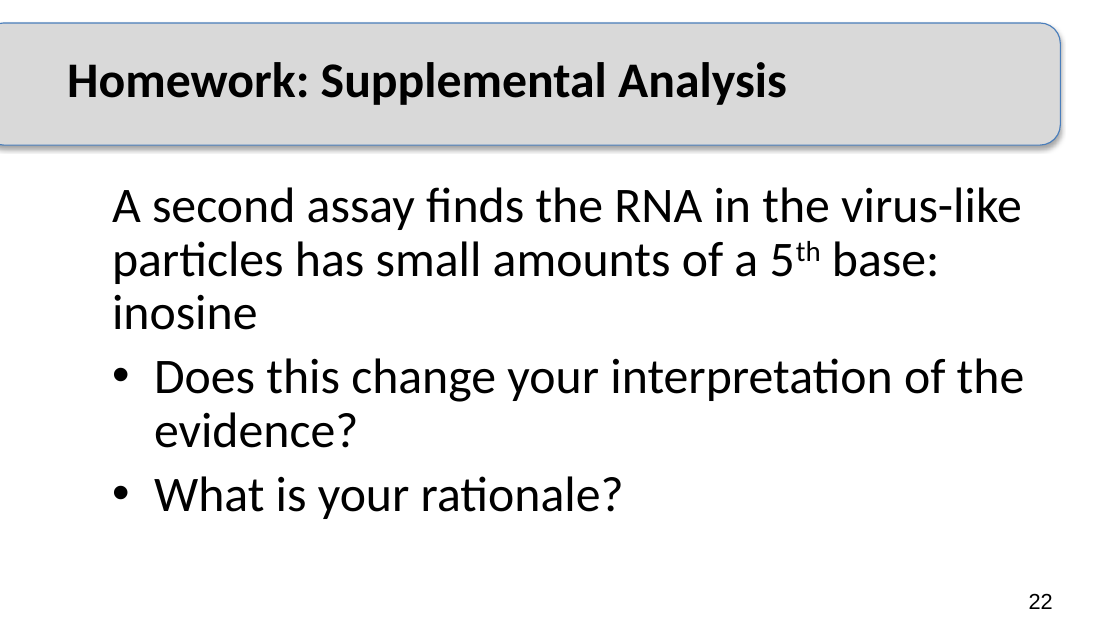
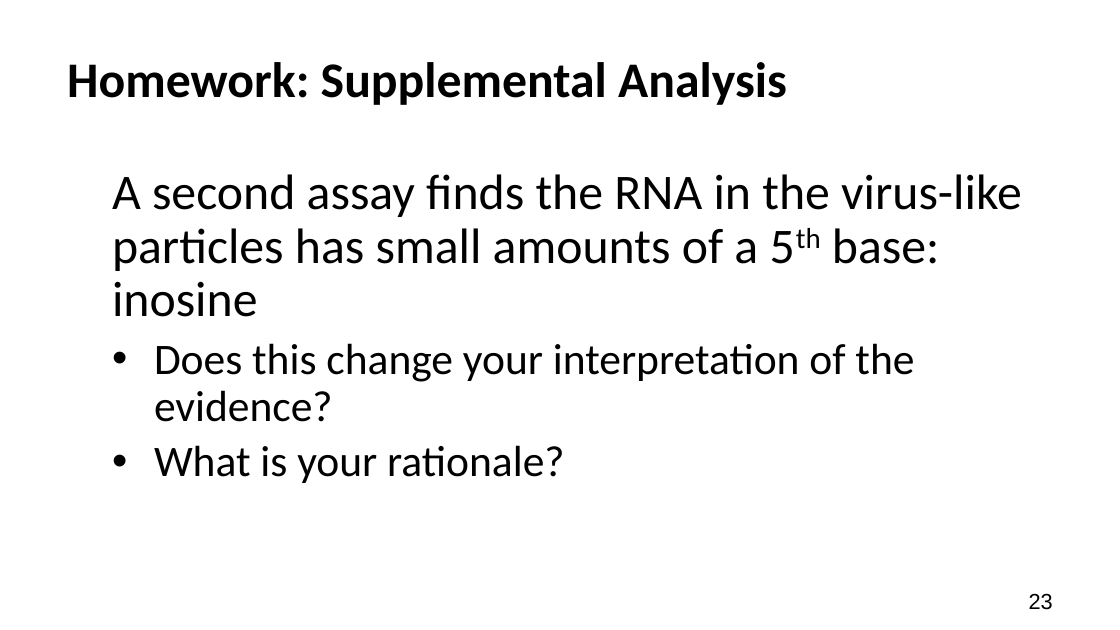
Before and after one commit to adanieljohnson/NTC2024, a slide deck: slide 23 of docs/downloads/Case-What_Is_Life_annotated.pptx (slide 22 before the commit). Drawn at 1120x630 pixels with LibreOffice and Linux fonts; fonts in the diff are those of the drawing. Boxes give left, top, right and bottom in pixels: in the first picture for what was removed or moved away, otherwise in the second. Text is boxed around its words. In the diff, an @@ line names an element or a change of style, - is before the commit and + after.

```diff
--- a/docs/downloads/Case-What_Is_Life_annotated.pptx
+++ b/docs/downloads/Case-What_Is_Life_annotated.pptx
@@ rounded rectangle removed at box(0, 24, 1060, 146) @@
@@ text "A second assay finds the ...": place and size @@
-text "A second assay finds the ..." at box(112, 187, 1025, 519)
+text "A second assay finds the ..." at box(112, 174, 1022, 483)
@@ text at box(154, 343, 914, 483): size 32 to 28 pt in "Does this change your interpretation of the ...", "What is your rationale?" @@
@@ page number at box(1029, 593, 1053, 610): text changed @@
-22
+23
```
Also in this commit, not shown: 19 other slides changed, 1 slide added, 2 other files.
